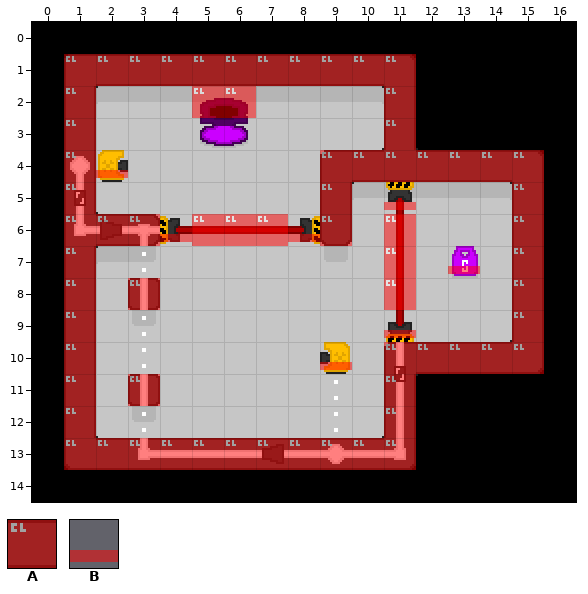
Tiled map -- Tiled/maps_alpha/level1.tmx. This is how it looked before the edit.
Cells are 16x16 px. Shown: x 0..16, y 0..14.
Key: from "porthole-tileset": A 12, B 13.
_ is an empty cell.
Layers that did not change in this view are not listed.
Layer "collision" before, first column x 0:
 0 _________________
 1 _AAAAAAAAAAA_____
 2 _A___AA____A_____
 3 _A_________A_____
 4 _AB______AAAAAAA_
 5 _A_______A_B___A_
 6 _AAABAAABA_A___A_
 7 _A_________A_B_A_
 8 _A_A_______A___A_
 9 _A_________B___A_
10 _A_______B_AAAAA_
11 _A_A_______A_____
12 _A_________A_____
13 _AAAAAAAAAAA_____
14 _________________
And afterwards:
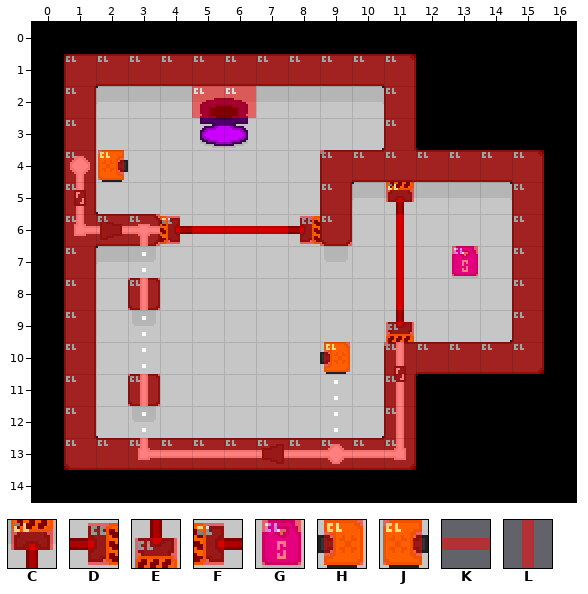
Further tiles: from "porthole-tileset": C 18, D 19, E 20, F 21, G 53, H 80, J 81, K 112, L 144.
See-through tiles are keyed as they look on the map.
Author's note on the commit: Dynamic collision generation part 1
Changes in this commit:
Changed rows in their new state; . is an unchanged cell.
Layer "collision":
first column x 2:
 4 J...........
 5 .........C..
 6 ..FKKKD..L..
 7 .........L.G
 8 .........L..
 9 .........E..
10 .......H....
Boxes around the changes in both pictures, in picture pixels (x1, y1, x2, y2):
changed: (96, 150, 128, 180)
changed: (384, 182, 416, 342)
changed: (160, 214, 320, 246)
changed: (448, 246, 480, 276)
changed: (320, 342, 352, 372)
